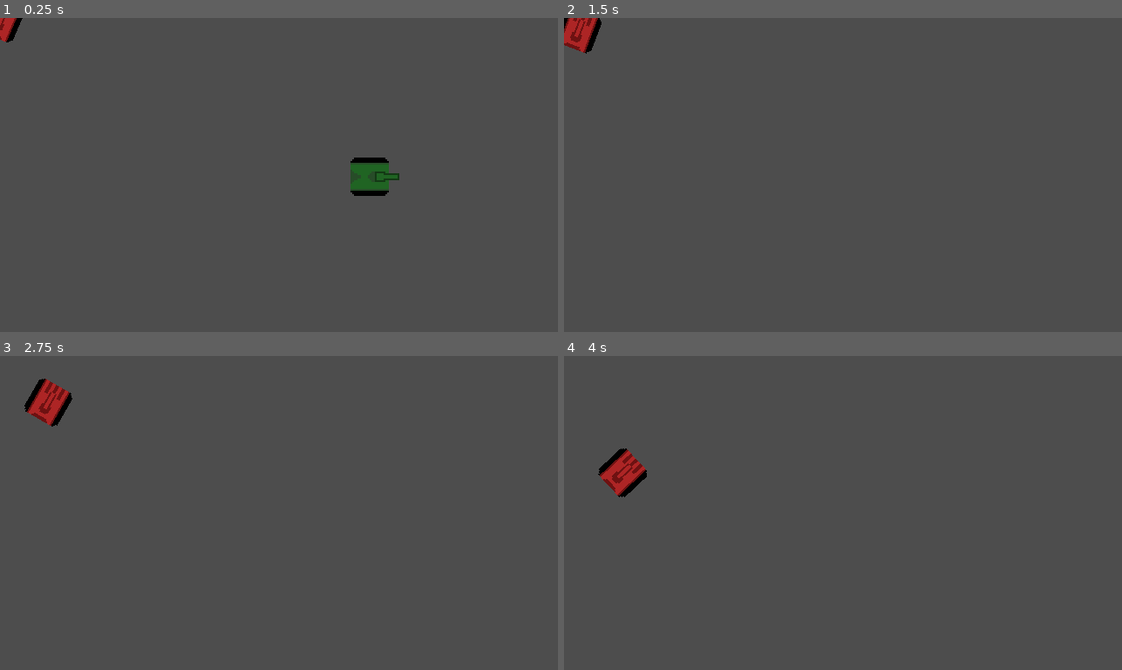
Above: before the commit, frames 1-4 (two rows, left to right).
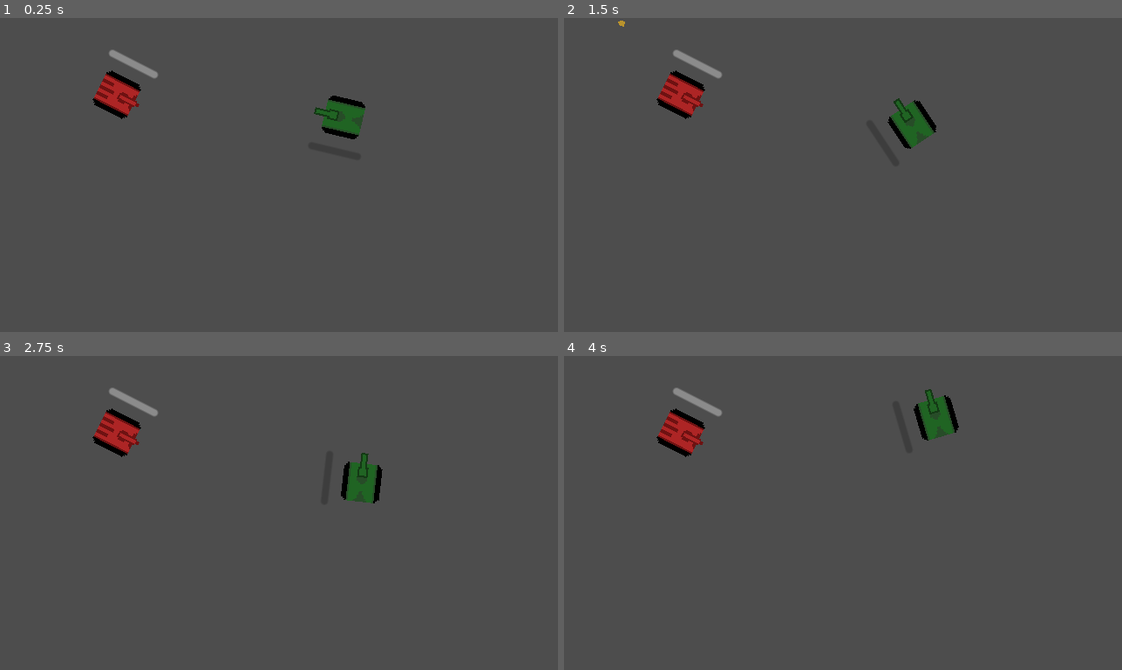
Above: after the commit, the same moments.

Repository: claramckinley/tanks
Game: Godot game, scene res://world/world.tscn
Same seed, same stepped clock (60 frames per second), same inputs: the game is played once before the commit and once after it.
Inputs (mouse positions are in pixels of both pictures, inside the frame that each line leads up to):
- Up to frame 1 (0.25 s): no input
- Up to frame 2 (1.5 s): tap Enter (ui_accept) at 0.5, 0.77, 0.8, 1.07, 1.35 s; move the mouse to (965, 159) at 0.52 s; hold Right (right) 0.53-1.28 s; tap Space (shoot) at 0.6 s; move the mouse to (731, 190) at 1.27 s; hold Down (down) from 1.28 s (still down)
- Up to frame 3 (2.75 s): tap Enter (ui_accept) at 1.52, 1.82, 2.3 s; tap Space (shoot) at 1.55, 2.1 s; move the mouse to (334, 443) at 2.02 s; release Down (down) at 2.03 s; hold Right (right) from 2.03 s (still down)
- Up to frame 4 (4 s): move the mouse to (815, 575) at 2.77 s; release Right (right) at 2.78 s; hold Up (up) 2.78-3.53 s; tap Space (shoot) at 2.85 s; tap Enter (ui_accept) at 3.02, 3.32, 3.6, 3.77 s; move the mouse to (1010, 560) at 3.52 s; hold Left (left) from 3.53 s (still down)

The runs differ from the first frame. In frame 1, 3.0% of the frame differs, in the area x 0-72%, y 0-57%; in frame 2, 2.5%; in frame 3, 2.7%; in frame 4, 2.7%.

Commit message:
added player controls, bullets, some enemy ai

Diff:
--- a/bullet/bullet.gd
+++ b/bullet/bullet.gd
@@ -1,5 +1,27 @@
-extends StaticBody2D
+extends Area2D
 
+@export var speed : int
+@export var damage : int
+@export var lifetime : float
 
-#func _process(delta):
-#	velocity = Vector2(speed, 0).rotated(rotation)
+var velocity = Vector2.ZERO
+
+func start(_position, _direction):
+	position = _position
+	rotation = _direction.angle()
+	$LifeTimeTimer.wait_time = lifetime
+	velocity = _direction * speed
+
+func _physics_process(delta):
+	position += velocity * delta / 4
+
+func explode():
+	queue_free()
+
+func _on_life_time_timer_timeout():
+	explode()
+
+func _on_body_entered(body):
+	explode()
+	if body.has_method('take_damage'):
+		body.take_damage(3)
--- a/bullet/bullet.tscn
+++ b/bullet/bullet.tscn
@@ -3,12 +3,20 @@
 [ext_resource type="Script" path="res://bullet/bullet.gd" id="1_5xdtt"]
 [ext_resource type="Texture2D" uid="uid://1njagdf65aqy" path="res://tank/tanks (1).png" id="1_a88wh"]
 
-[sub_resource type="CapsuleShape2D" id="CapsuleShape2D_e12ga"]
-radius = 1.3641
-height = 4.01676
+[sub_resource type="CircleShape2D" id="CircleShape2D_mnku8"]
+radius = 2.23861
 
-[node name="Bullet" type="StaticBody2D"]
+[node name="Bullet" type="Area2D"]
+collision_layer = 8
+collision_mask = 0
 script = ExtResource("1_5xdtt")
+speed = 10
+damage = 3
+lifetime = 1.0
+
+[node name="CollisionShape2D" type="CollisionShape2D" parent="."]
+position = Vector2(0, -0.0231619)
+shape = SubResource("CircleShape2D_mnku8")
 
 [node name="Sprite2D" type="Sprite2D" parent="."]
 position = Vector2(0.46153, -0.374993)
@@ -17,6 +25,7 @@
 vframes = 3
 frame = 4
 
-[node name="CollisionShape2D" type="CollisionShape2D" parent="."]
-position = Vector2(-0.0288458, 0.0144229)
-shape = SubResource("CapsuleShape2D_e12ga")
+[node name="LifeTimeTimer" type="Timer" parent="."]
+
+[connection signal="body_entered" from="." to="." method="_on_body_entered"]
+[connection signal="timeout" from="LifeTimeTimer" to="." method="_on_life_time_timer_timeout"]
--- /dev/null
+++ b/bullet/enemy_bullet.tscn
@@ -0,0 +1,8 @@
+[gd_scene load_steps=2 format=3 uid="uid://dmaw6jafkkcwq"]
+
+[ext_resource type="PackedScene" uid="uid://2jvr05n4ewud" path="res://bullet/bullet.tscn" id="1_eimjq"]
+
+[node name="enemy_bullet" instance=ExtResource("1_eimjq")]
+collision_mask = 2
+speed = 750
+lifetime = 0.5
--- /dev/null
+++ b/bullet/player_bullet.tscn
@@ -0,0 +1,24 @@
+[gd_scene load_steps=3 format=3 uid="uid://b12clxq6orfig"]
+
+[ext_resource type="PackedScene" uid="uid://2jvr05n4ewud" path="res://bullet/bullet.tscn" id="1_khjyy"]
+
+[sub_resource type="GDScript" id="GDScript_l3trd"]
+script/source = "extends \"res://bullet/bullet.gd\"
+
+func start(_position, _direction):
+	position = _position
+	rotation = _direction.angle()
+	$LifeTimeTimer.wait_time = lifetime
+	velocity = _direction * speed
+"
+
+[node name="PlayerBullet" instance=ExtResource("1_khjyy")]
+rotation = -0.00132858
+collision_mask = 4
+script = SubResource("GDScript_l3trd")
+speed = 750
+lifetime = 0.5
+
+[node name="Sprite2D" parent="." index="1"]
+position = Vector2(0.287814, 0.516745)
+rotation = 1.5708
--- a/project.godot
+++ b/project.godot
@@ -23,7 +23,7 @@
 
 window/size/viewport_width=320
 window/size/viewport_height=180
-window/size/mode=3
+window/size/mode=2
 window/stretch/mode="canvas_items"
 window/stretch/aspect="expand"
 
@@ -65,6 +65,13 @@
 ]
 }
 
+[layer_names]
+
+2d_physics/layer_1="world"
+2d_physics/layer_2="player"
+2d_physics/layer_3="enemy"
+2d_physics/layer_4="bullet"
+
 [rendering]
 
 textures/canvas_textures/default_texture_filter=0
--- a/tank/enemy.gd
+++ b/tank/enemy.gd
@@ -1,12 +1,49 @@
 extends "res://tank/tank.gd"
 
 var player_pos = Vector2.ZERO
+var known_pos = null
+var target
 
 func control(delta):
+	if known_pos != null:
+		update_current_target(delta)
+
+func _on_detect_radius_body_entered(body):
+	if body.is_in_group('player'):
+		known_pos = player_pos
+
+func _on_detect_radius_body_exited(_body):
+	target = null
+	known_pos = null
+
+func update_current_target(delta):
+	var target_node: Node
+	if $RayCast2D.is_colliding():
+		var item = $RayCast2D.get_collider()
+		if item.is_in_group('player'):
+			if clear_shot(item):
+				target_node = item
+				follow(delta)
+			else:
+				target_node = null
+		else:
+			target_node = null
+	else:
+		target_node = null
+	target = target_node
+
+func clear_shot(target: Node):
+	var space_state = get_world_2d().direct_space_state
+	var result = space_state.intersect_ray(PhysicsRayQueryParameters2D.create(global_position, target.global_position))
+	return result.collider == target
+
+func follow(_delta):
 	look_at(player_pos)
+	bullet = preload("res://bullet/enemy_bullet.tscn")
+	if player_pos != null:
+		check_shoot()
+
+func search(delta):
 	velocity = Vector2.ZERO
 	var scaled_player_pos = player_pos * delta
 	velocity += scaled_player_pos.rotated(rotation)
-
-func control_cannon(delta):
-	$cannon.look_at(player_pos)
--- a/tank/enemy.tscn
+++ b/tank/enemy.tscn
@@ -1,14 +1,36 @@
-[gd_scene load_steps=3 format=3 uid="uid://dahns6rnppddm"]
+[gd_scene load_steps=5 format=3 uid="uid://dahns6rnppddm"]
 
 [ext_resource type="PackedScene" uid="uid://s7ckqggsheh8" path="res://tank/tank.tscn" id="1_xo1ef"]
 [ext_resource type="Script" path="res://tank/enemy.gd" id="2_1u2i2"]
+[ext_resource type="PackedScene" uid="uid://dmaw6jafkkcwq" path="res://bullet/enemy_bullet.tscn" id="3_1ml85"]
+
+[sub_resource type="CircleShape2D" id="CircleShape2D_qbb4x"]
+radius = 145.003
 
 [node name="enemy" instance=ExtResource("1_xo1ef")]
+collision_layer = 4
+collision_mask = 3
 script = ExtResource("2_1u2i2")
+health = 10
+bullet = ExtResource("3_1ml85")
 
 [node name="body" parent="." index="1"]
+rotation = -1.5708
 frame = 1
 
 [node name="cannon" parent="." index="2"]
-position = Vector2(0, -2)
+position = Vector2(8, 0)
+rotation = -4.70745
 frame = 3
+
+[node name="DetectRadius" type="Area2D" parent="." index="4"]
+collision_mask = 3
+
+[node name="CollisionShape2D" type="CollisionShape2D" parent="DetectRadius" index="0"]
+shape = SubResource("CircleShape2D_qbb4x")
+
+[node name="RayCast2D" parent="." index="5"]
+collision_mask = 3
+
+[connection signal="body_entered" from="DetectRadius" to="." method="_on_detect_radius_body_entered"]
+[connection signal="body_exited" from="DetectRadius" to="." method="_on_detect_radius_body_exited"]
--- a/tank/movement_data.gd
+++ b/tank/movement_data.gd
@@ -2,3 +2,4 @@
 const friction = 500.0
 const acc = 300.0
 const rotation_speed = 3
+const bullet_speed = 50
--- a/tank/player.gd
+++ b/tank/player.gd
@@ -1,7 +1,7 @@
 extends "res://tank/tank.gd"
-#
-#func _ready():
-#	$GunTimer.wait_time = gun_cooldown
+
+func _ready():
+	$GunTimer.wait_time = gun_cooldown
 
 func control(delta):
 	var rot_dir = 0
@@ -15,6 +15,8 @@
 		velocity = Vector2(speed, 0).rotated(rotation)
 	if Input.is_action_pressed("down"):
 		velocity = Vector2(-speed/2, 0).rotated(rotation)
+	if Input.is_action_just_pressed("shoot"):
+		check_shoot()
 
 func control_cannon(delta):
 	var cannon_rot_dir = 0
@@ -24,8 +26,6 @@
 		cannon_rot_dir -= 1
 	$cannon.rotation += rotation_speed * cannon_rot_dir * delta
 
-func check_shoot():
-	if Input.is_action_just_pressed("ui_accept"):
-		var instance = bullet.instantiate()
-		add_child(instance)
-		print("pew")
+
+func _on_gun_timer_timeout():
+	can_shoot = true
--- a/tank/player.tscn
+++ b/tank/player.tscn
@@ -1,12 +1,18 @@
-[gd_scene load_steps=3 format=3 uid="uid://bnwgfp24ls5u6"]
+[gd_scene load_steps=4 format=3 uid="uid://bnwgfp24ls5u6"]
 
 [ext_resource type="PackedScene" uid="uid://s7ckqggsheh8" path="res://tank/tank.tscn" id="1_0ed17"]
 [ext_resource type="Script" path="res://tank/player.gd" id="2_4k4s6"]
+[ext_resource type="PackedScene" uid="uid://b12clxq6orfig" path="res://bullet/player_bullet.tscn" id="3_vdjhy"]
 
-[node name="player" instance=ExtResource("1_0ed17")]
+[node name="player" groups=["player"] instance=ExtResource("1_0ed17")]
+collision_layer = 2
+collision_mask = 5
 script = ExtResource("2_4k4s6")
 speed = 50
 rotation_speed = 1
+gun_cooldown = 1
+health = 10
+bullet = ExtResource("3_vdjhy")
 
 [node name="body" parent="." index="1"]
 rotation = 1.5708
--- a/tank/tank.gd
+++ b/tank/tank.gd
@@ -2,15 +2,22 @@
 
 signal health_change
 signal died
+signal shoot(bullet, pos, dir)
 
-var bullet = preload("res://bullet/bullet.tscn")
 @export var speed : int
 @export var rotation_speed : int
 @export var gun_cooldown : int
 @export var health : int
+@export var bullet : PackedScene = preload("res://bullet/bullet.tscn")
+
+@onready var health_bar = $ProgressBar
 
 var can_shoot = true
 var alive = true
+
+func _ready():
+	health_bar.max_value = health
+	health_bar.value = health
 
 func control(delta):
 	pass
@@ -18,13 +25,27 @@
 func control_cannon(delta):
 	pass
 
-func check_shoot():
-	pass
-
 func _physics_process(delta):
 	if not alive:
 		return
 	control(delta)
 	control_cannon(delta)
-	check_shoot()
 	move_and_slide()
+
+func check_shoot():
+	if can_shoot:
+		can_shoot = false
+		$GunTimer.start()
+		var dir = Vector2(1,0).rotated($cannon.global_rotation + deg_to_rad(-90))
+		print(dir)
+		emit_signal('shoot', bullet, $cannon/muzzle.global_position, dir)
+
+
+func _on_gun_timer_timeout():
+	can_shoot = true
+
+func take_damage(damage):
+	if health_bar.value - damage < 0:
+		queue_free()
+	else:
+		health_bar.value = health_bar.value - damage
--- a/tank/tank.tscn
+++ b/tank/tank.tscn
@@ -12,17 +12,32 @@
 shape = SubResource("RectangleShape2D_qvnof")
 
 [node name="body" type="Sprite2D" parent="."]
+rotation = 1.57178
 texture = ExtResource("1_qhr8v")
 hframes = 2
 vframes = 3
 
 [node name="cannon" type="Sprite2D" parent="."]
-position = Vector2(0, -9)
+position = Vector2(10, -9.53674e-07)
+rotation = 1.57178
 texture = ExtResource("1_qhr8v")
 hframes = 2
 vframes = 3
 frame = 2
 
-[node name="Marker2D" type="Marker2D" parent="cannon"]
+[node name="muzzle" type="Marker2D" parent="cannon"]
 
 [node name="GunTimer" type="Timer" parent="."]
+
+[node name="RayCast2D" type="RayCast2D" parent="."]
+rotation = -1.5708
+target_position = Vector2(-1.00001, 322)
+
+[node name="ProgressBar" type="ProgressBar" parent="."]
+offset_left = -15.0
+offset_top = -22.0
+offset_right = 16.0
+offset_bottom = -18.0
+show_percentage = false
+
+[connection signal="timeout" from="GunTimer" to="." method="_on_gun_timer_timeout"]
--- a/world/world.gd
+++ b/world/world.gd
@@ -3,5 +3,11 @@
 @onready var player = $player
 @onready var enemy = $enemy
 
-func _process(delta):
-	enemy.player_pos = player.position
+func _physics_process(delta):
+	if player != null:
+		enemy.player_pos = player.global_position
+
+func _on_tank_shoot(bullet, pos, dir):
+	var instance = bullet.instantiate()
+	add_child(instance)
+	instance.start(pos, dir)
--- a/world/world.tscn
+++ b/world/world.tscn
@@ -1,14 +1,33 @@
-[gd_scene load_steps=4 format=3 uid="uid://dl8b8k6ckvsd2"]
+[gd_scene load_steps=6 format=3 uid="uid://dl8b8k6ckvsd2"]
 
 [ext_resource type="Script" path="res://world/world.gd" id="1_qqrxy"]
 [ext_resource type="PackedScene" uid="uid://bnwgfp24ls5u6" path="res://tank/player.tscn" id="1_v3pbi"]
 [ext_resource type="PackedScene" uid="uid://dahns6rnppddm" path="res://tank/enemy.tscn" id="3_drflb"]
+[ext_resource type="PackedScene" uid="uid://b12clxq6orfig" path="res://bullet/player_bullet.tscn" id="4_npedp"]
+
+[sub_resource type="RectangleShape2D" id="RectangleShape2D_7mn0p"]
+size = Vector2(51.8109, 16.708)
 
 [node name="world" type="Node2D"]
 script = ExtResource("1_qqrxy")
 
 [node name="player" parent="." instance=ExtResource("1_v3pbi")]
-position = Vector2(212, 91)
+position = Vector2(197, 57)
+rotation = -2.90728
 
 [node name="enemy" parent="." instance=ExtResource("3_drflb")]
-bullet = null
+position = Vector2(67, 44)
+rotation = 0.472372
+bullet = ExtResource("4_npedp")
+
+[node name="StaticBody2D" type="StaticBody2D" parent="."]
+position = Vector2(147, 47)
+rotation = -1.09934
+
+[node name="CollisionShape2D" type="CollisionShape2D" parent="StaticBody2D"]
+position = Vector2(8.50345, 1.71947)
+rotation = 0.00863285
+shape = SubResource("RectangleShape2D_7mn0p")
+
+[connection signal="shoot" from="player" to="." method="_on_tank_shoot"]
+[connection signal="shoot" from="enemy" to="." method="_on_tank_shoot"]
